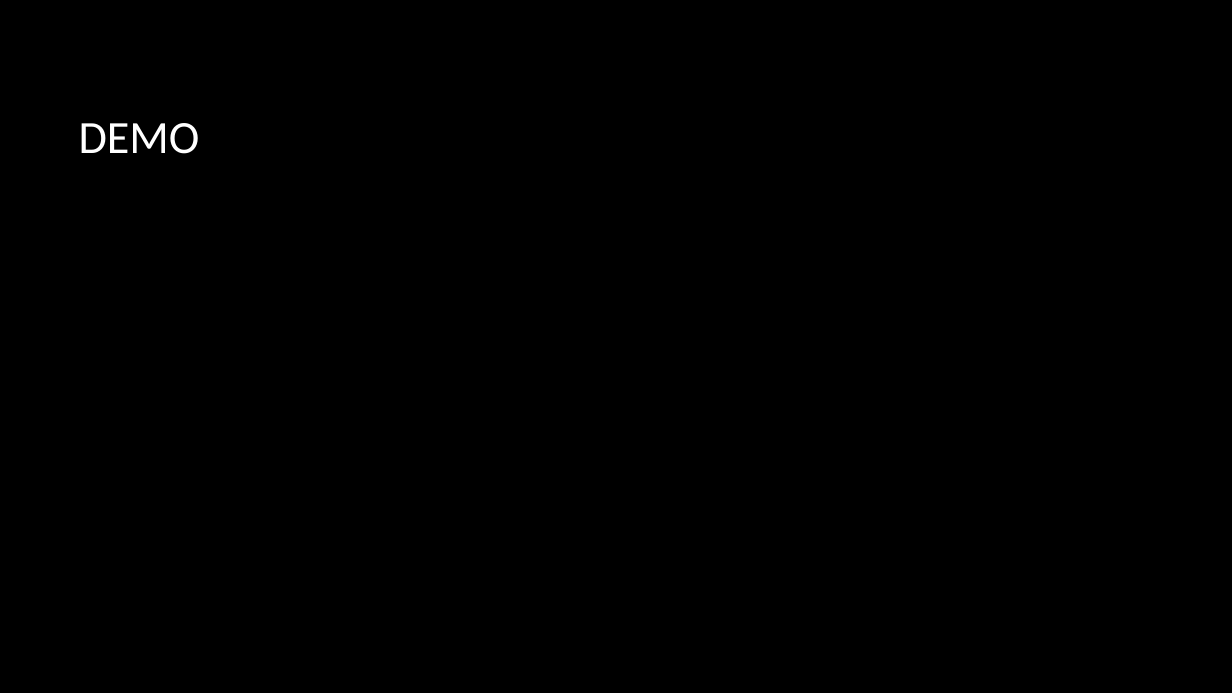
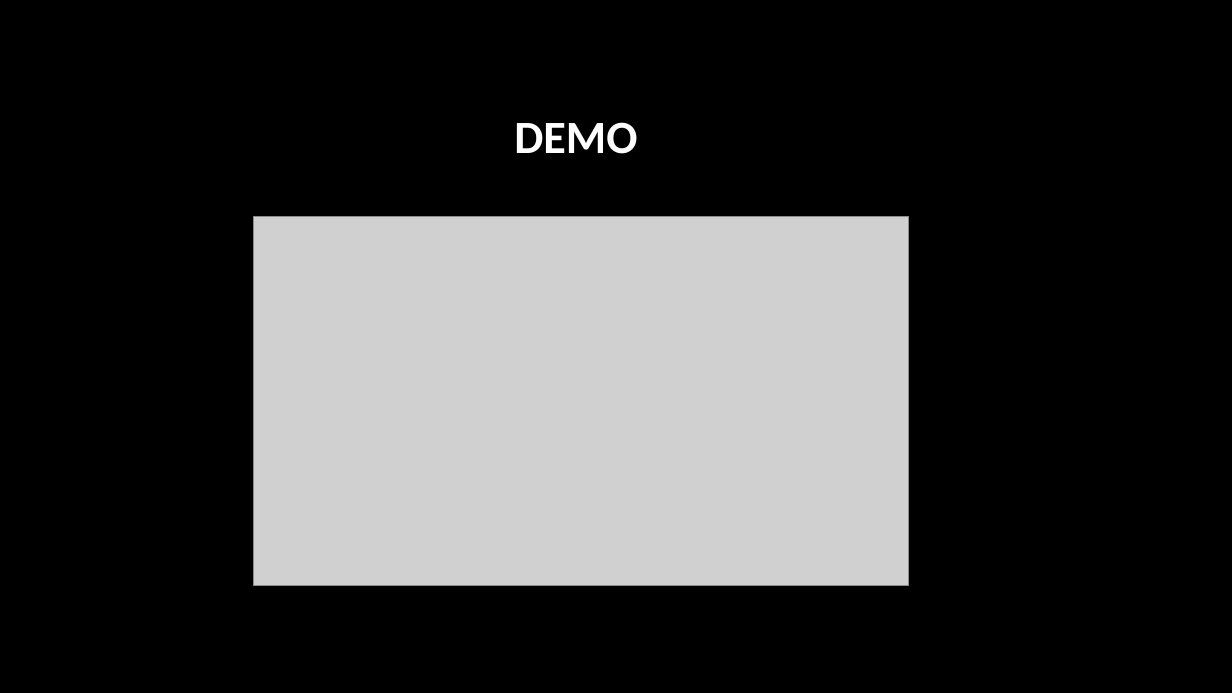
Before and after one commit to TheJonBovi/Pitch_Identifier, a slide deck: slide 14 of embedded C project .pptx (slide 11 before the commit). Drawn at 1232x693 pixels with LibreOffice and Linux fonts; fonts in the diff are those of the drawing; grey boxes stand for pictures; background and template pictures are left out. Boxes give left, top, right and bottom in pixels: in the first picture for what was removed or moved away, otherwise in the second. Text is boxed around its words. In the diff, an @@ line names an element or a change of style, - is before the commit and + after.

```diff
--- a/embedded C project .pptx
+++ b/embedded C project .pptx
@@ title "DEMO" at bbox=[514, 122, 637, 154]: bold on; alignment left to centre @@
@@ picture added at bbox=[253, 216, 909, 585] @@
```
Also in this commit, not shown: 7 other slides changed, 6 slides added, 2 slides removed.
